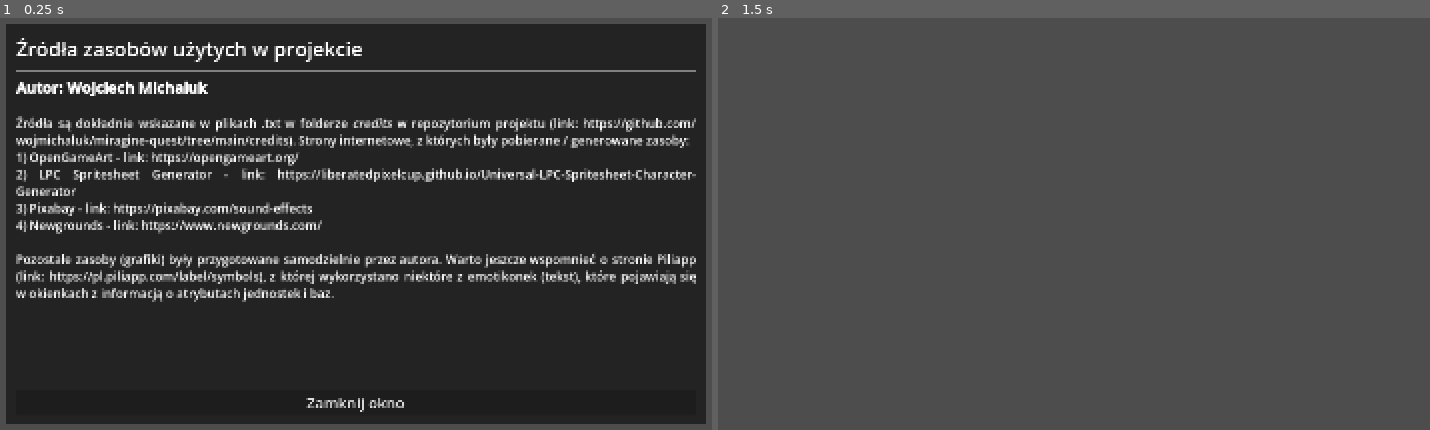
Above: before the commit, frames 1-2 (left to right).
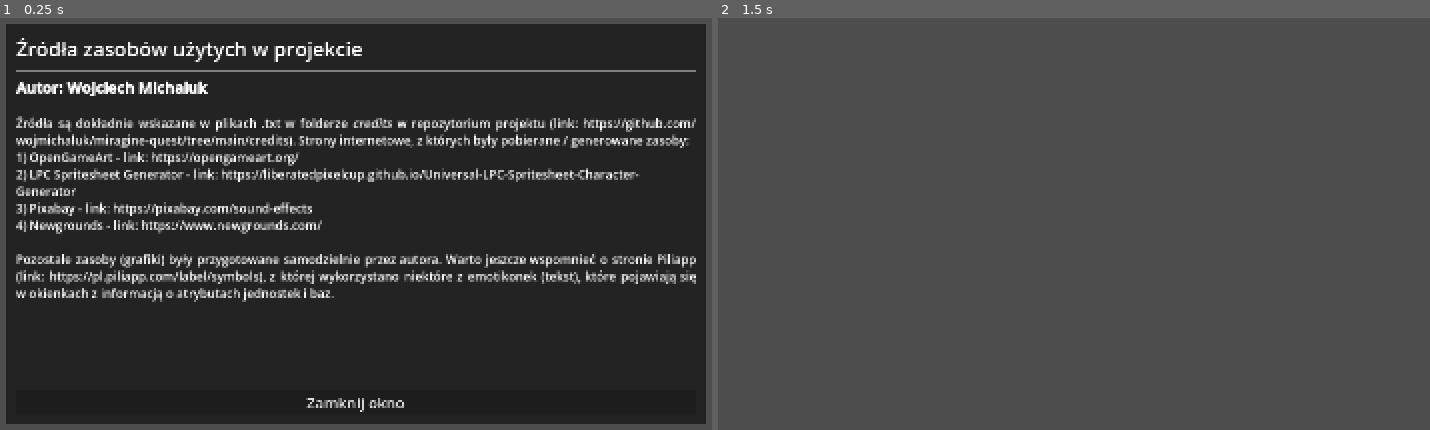
Above: after the commit, the same moments.

Repository: wojmichaluk/miragine-quest
Game: Godot game, scene res://scenes/Credits.tscn
Two runs of this game, one before a commit and one after it. Both use one fixed random seed, a clock stepped at 60 frames per second and the inputs below. This scene is started directly instead of the project's main scene.
Inputs (mouse positions are in pixels of both pictures, inside the frame that each line leads up to):
- Up to frame 1 (0.25 s): no input
- Up to frame 2 (1.5 s): tap Enter at 0.5 s; move the mouse to (1252, 203) at 0.52 s; hold D (move_right) 0.53-1.25 s; click (1252, 203) at 0.67 s; click "Zamknij okno" at 1.25 s

The runs differ from the first frame. In frame 1, 1.6% of the frame differs, in the area x 4-98%, y 36-40%; in frame 2, nothing differs.

Commit message:
Final version of documentation and game; project shared on itch.io

Diff:
--- a/godot-project/scenes/Credits.tscn
+++ b/godot-project/scenes/Credits.tscn
@@ -44,7 +44,7 @@
 
 [fill]Źródła są dokładnie wskazane w plikach .txt w folderze [i]credits[/i] w repozytorium projektu (link: [url]https://github.com/wojmichaluk/miragine-quest/tree/main/credits[/url]). Strony internetowe, z których były pobierane / generowane zasoby:[/fill]
 1) OpenGameArt - link: [url]https://opengameart.org/[/url]
-[fill]2) LPC Spritesheet Generator - link: [url]https://liberatedpixelcup.github.io/Universal-LPC-Spritesheet-Character-Generator[/url][/fill]
+2) LPC Spritesheet Generator - link: [url]https://liberatedpixelcup.github.io/Universal-LPC-Spritesheet-Character-Generator[/url]
 3) Pixabay - link: [url]https://pixabay.com/sound-effects[/url]
 4) Newgrounds - link: [url]https://www.newgrounds.com/[/url]
 
--- a/godot-project/scripts/main.gd
+++ b/godot-project/scripts/main.gd
@@ -451,7 +451,6 @@
 	# 20% chance for random selection
 	if randf() <= 0.2:
 		best_units.shuffle()
-		print("Dupa")
 
 		# Buy "top 4" units
 		for i in range(4):
Not shown, added: godot-project/export_presets.cfg
Not shown, changed: README.md
Not shown, added: images/base_stats.png
Not shown, added: images/credits.png
Not shown, added: images/enemy_base_attack.png
Not shown, added: images/fight1.png
Not shown, added: images/fight2.png
Not shown, added: images/hello.png
Not shown, added: images/loss.png
Not shown, added: images/main_menu.png
Not shown, added: images/player_base_attack.png
Not shown, added: images/tutorial.png
(and 3 more such lines)
